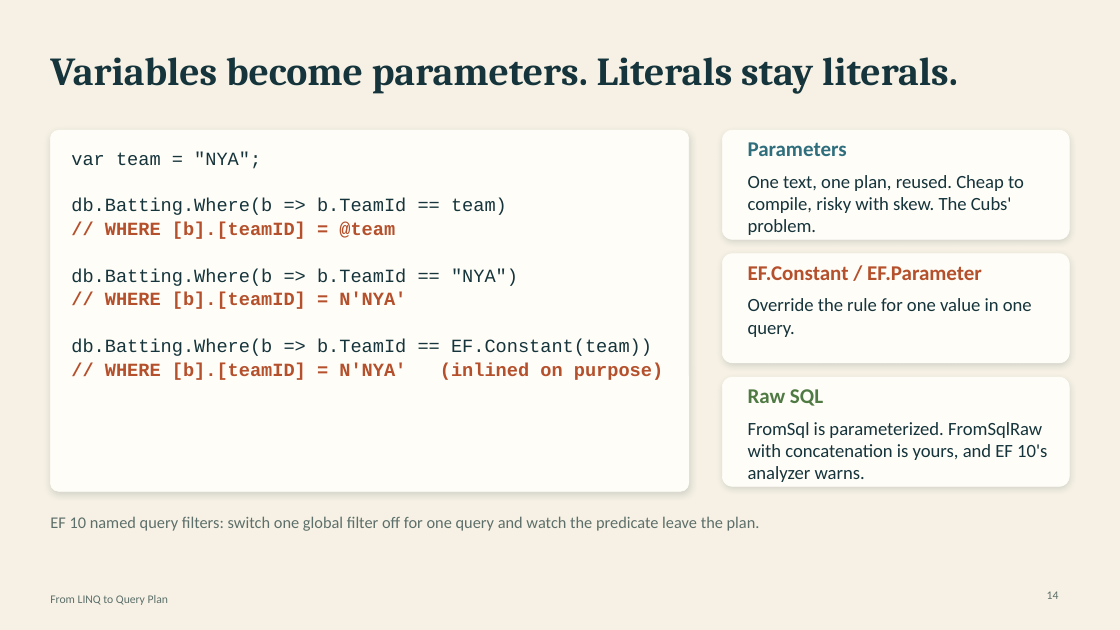
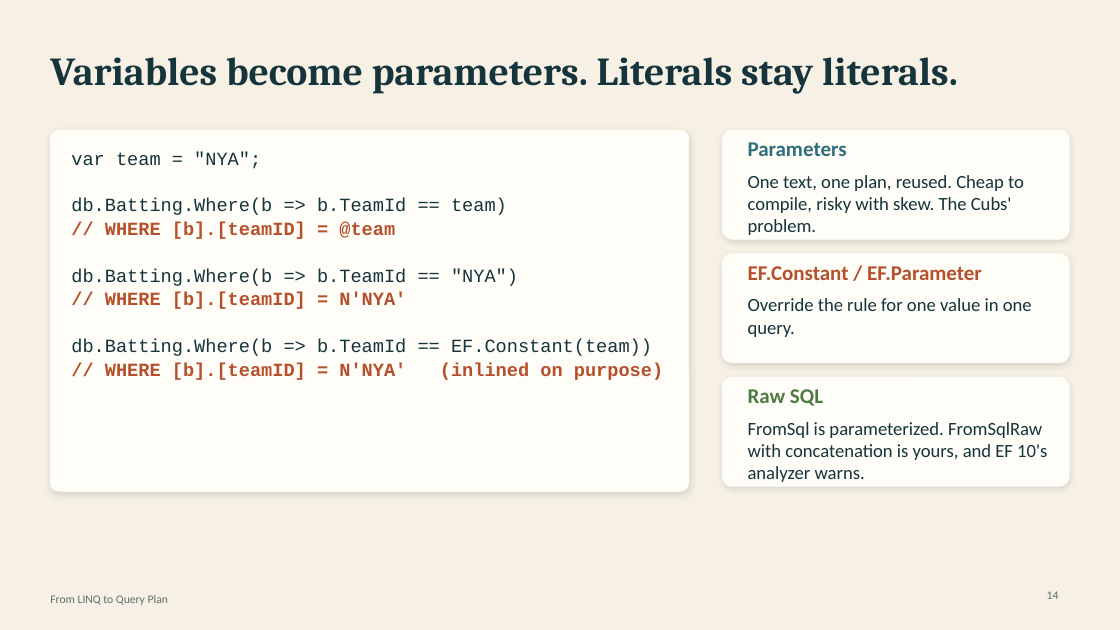
Before and after one commit to cwoodruff/efcore-linq-query-plan, a slide deck: slide 14 of From-LINQ-to-Query-Plan-v2.pptx. Drawn at 1120x630 pixels with LibreOffice and Linux fonts; fonts in the diff are those of the drawing. Boxes give left, top, right and bottom in pixels: in the first picture for what was removed or moved away, otherwise in the second. Text is boxed around its words. In the diff, an @@ line names an element or a change of style, - is before the commit and + after.

```diff
--- a/From-LINQ-to-Query-Plan-v2.pptx
+++ b/From-LINQ-to-Query-Plan-v2.pptx
@@ text removed at (x1=50, y1=516, x2=760, y2=531) @@
-EF 10 named query filters: switch one global filter off for one query and watch the predicate leave the plan.
```
